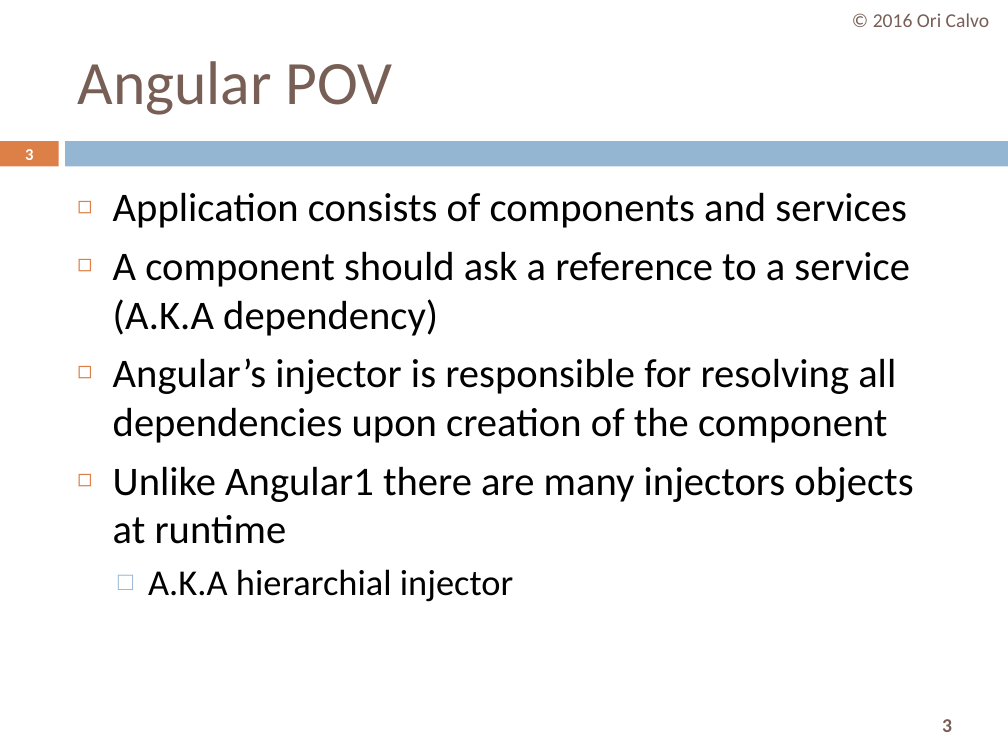
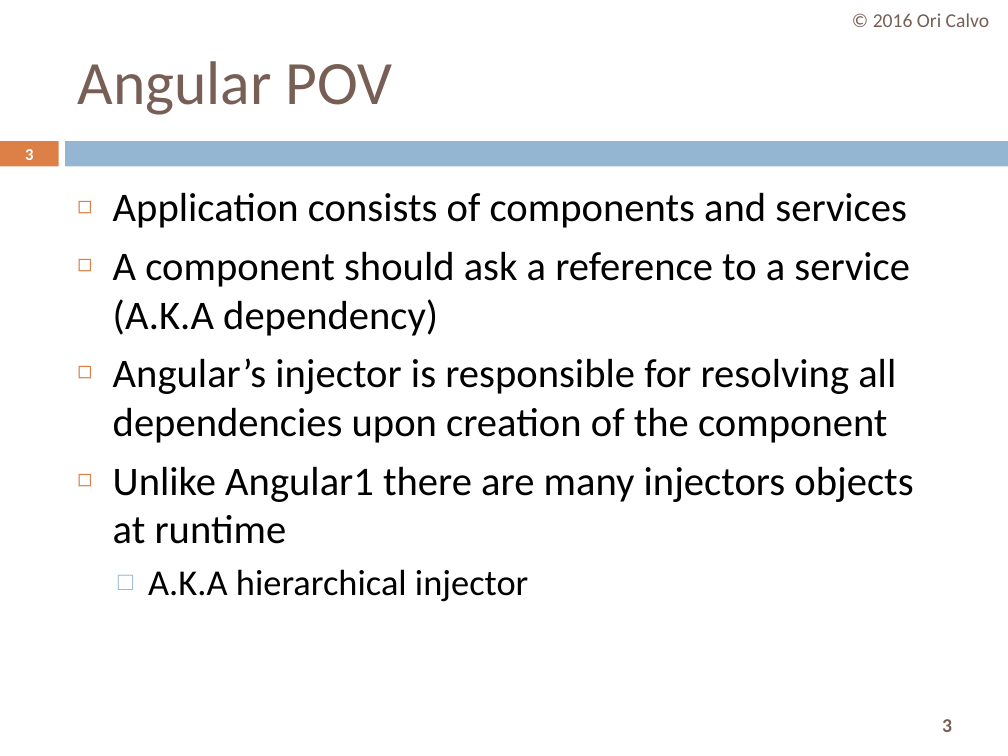
Before and after one commit to oricalvo/course-angular, a slide deck: slide 3 of PPTs/02 Dependency Injection.pptx. Drawn at 1008x756 pixels with LibreOffice and Linux fonts; fonts in the diff are those of the drawing. Boxes give left, top, right and bottom in pixels: in the first picture for what was removed or moved away, otherwise in the second. Text is boxed around its words. In the diff, an @@ line names an element or a change of style, - is before the commit and + after.

```diff
--- a/PPTs/02 Dependency Injection.pptx
+++ b/PPTs/02 Dependency Injection.pptx
@@ text at <box>148,569,528,602</box>: text changed @@
-  □ A.K.A hierarchial injector
+  □ A.K.A hierarchical injector
```
Also in this commit, not shown: 11 other slides changed, 5 other files.
